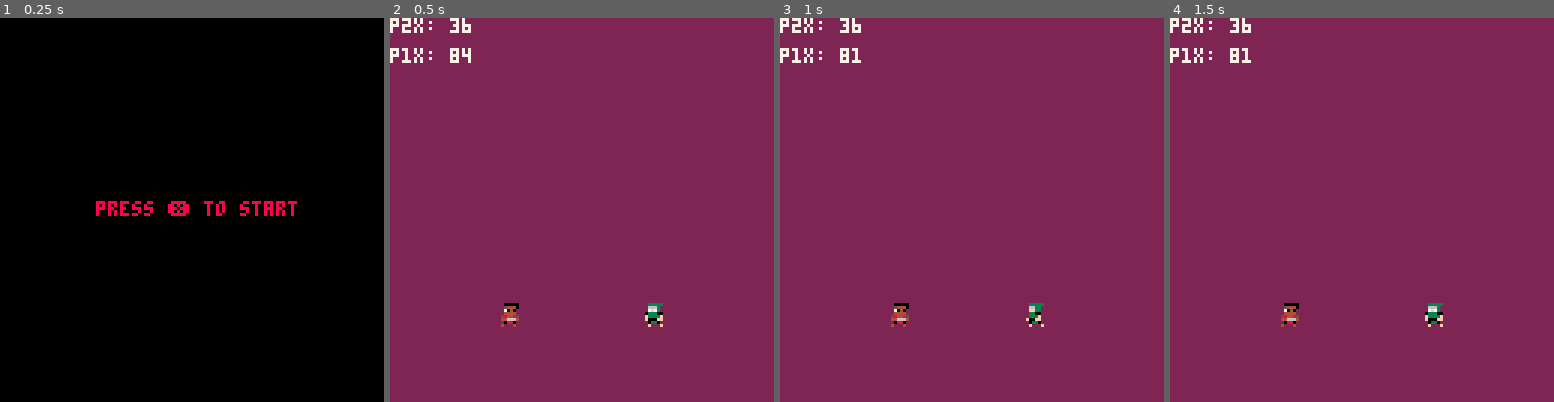
Above: before the commit, frames 1-4 (left to right).
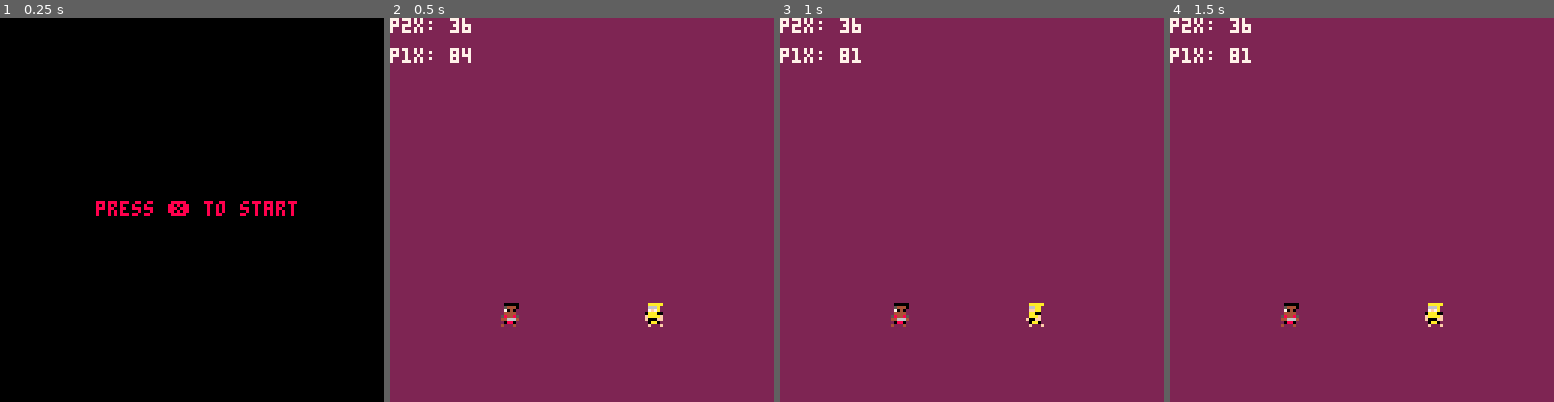
Above: after the commit, the same moments.

Repository: nascimento-cesar/pico-kombat-2
Game: PICO-8 cartridge shaolin-monks/shaolin-monks.p8
Two runs of this game, one before a commit and one after it. Both use one fixed random seed, a clock stepped at 60 frames per second and the inputs below.
Inputs:
- Up to frame 1 (0.25 s): no input
- Up to frame 2 (0.5 s): tap X (X key) at 0.33 s
- Up to frame 3 (1 s): tap O (Z key) at 0.7 s
- Up to frame 4 (1.5 s): tap X (X key) at 1.07 s

Frame 1 is identical in both runs. In frame 2, 0.1% of the frame differs, in the area x 67-72%, y 74-80%; in frame 3, 0.1%; in frame 4, 0.1%.

Commit message:
feat(shaolin-monks): create remaining projectiles

Diff:
--- a/shaolin-monks/draw.lua
+++ b/shaolin-monks/draw.lua
@@ -63,7 +63,7 @@
     flip_head_x = not flip_head_x
   end
 
-  draw_head(p, head_id, flip_body_x, flip_body_y)
+  draw_head(p, head_id, flip_head_x, flip_head_y)
   draw_body(p, body_id, flip_body_x, flip_body_y)
   -- print(p.hp, p.x, p.y - 8, 7)
 
--- a/shaolin-monks/init.lua
+++ b/shaolin-monks/init.lua
@@ -76,7 +76,6 @@
       },
       projectile = {
         frames_per_sprite = 2,
-        pallete_map = {},
         sprites = { 48, 49, 50, 51, 50, 49 }
       },
       special_attacks = {
@@ -101,7 +100,6 @@
       },
       projectile = {
         frames_per_sprite = 2,
-        pallete_map = {},
         sprites = { 48, 49, 50, 51, 50, 49 }
       },
       special_attacks = {
@@ -155,7 +153,7 @@
         sprites = { 48, 49, 50, 51, 50, 49 }
       },
       special_attacks = {
-        shadow_bolt = create_special_attack("shadow_bolt", "➡️➡️🅾️", { 29, { 30, 7 } }, fire_projectile)
+        acid_spit = create_special_attack("acid_spit", "➡️➡️🅾️", { 29, { 30, 7 } }, fire_projectile)
       }
     },
     sz = {
@@ -176,11 +174,11 @@
       },
       projectile = {
         frames_per_sprite = 2,
-        pallete_map = {},
-        sprites = { 48, 49, 50, 51, 50, 49 }
-      },
-      special_attacks = {
-        -- fireball = create_special_attack("fireball", "➡️➡️🅾️", { 18, 19 }, fire_projectile)
+        pallete_map = { { 8, 7 }, { 9, 12 }, { 10, 12 } },
+        sprites = { 48, 49, 50, 51, 50, 49 }
+      },
+      special_attacks = {
+        freeze = create_special_attack("freeze", "⬇️➡️🅾️", { 18, { 20, 7 } }, fire_projectile)
       }
     },
     st = {
@@ -200,11 +198,10 @@
       },
       projectile = {
         frames_per_sprite = 2,
-        pallete_map = {},
-        sprites = { 48, 49, 50, 51, 50, 49 }
-      },
-      special_attacks = {
-        -- fireball = create_special_attack("fireball", "➡️➡️🅾️", { 18, 19 }, fire_projectile)
+        sprites = { 48, 49, 50, 51, 50, 49 }
+      },
+      special_attacks = {
+        fire_skull = create_special_attack("fire_skull", "⬅️⬅️🅾️", { 18, { 19, 7 } }, fire_projectile)
       }
     },
     kn = {
@@ -225,11 +222,11 @@
       },
       projectile = {
         frames_per_sprite = 2,
-        pallete_map = {},
-        sprites = { 48, 49, 50, 51, 50, 49 }
-      },
-      special_attacks = {
-        -- fireball = create_special_attack("fireball", "➡️➡️🅾️", { 18, 19 }, fire_projectile)
+        height = 5,
+        sprites = { 52, 53, 54, 55, 54, 53 }
+      },
+      special_attacks = {
+        fan_throw = create_special_attack("fan_throw", "➡️➡️🅾️", { 18, { 20, 7 } }, fire_projectile)
       }
     },
     jx = {
@@ -251,11 +248,11 @@
       },
       projectile = {
         frames_per_sprite = 2,
-        pallete_map = {},
-        sprites = { 48, 49, 50, 51, 50, 49 }
-      },
-      special_attacks = {
-        -- fireball = create_special_attack("fireball", "➡️➡️🅾️", { 18, 19 }, fire_projectile)
+        pallete_map = { { 8, 2 }, { 9, 14 }, { 10, 7 } },
+        sprites = { 48, 49, 50, 51, 50, 49 }
+      },
+      special_attacks = {
+        energy_wave = create_special_attack("energy_wave", "➡️⬇️⬅️❎", { 18, { 20, 7 } }, fire_projectile)
       }
     },
     ml = {
@@ -277,10 +274,10 @@
       projectile = {
         frames_per_sprite = 2,
         pallete_map = {},
-        sprites = { 48, 49, 50, 51, 50, 49 }
-      },
-      special_attacks = {
-        -- fireball = create_special_attack("fireball", "➡️➡️🅾️", { 18, 19 }, fire_projectile)
+        sprites = { 56 }
+      },
+      special_attacks = {
+        sai_throw = create_special_attack("sai_throw", "⬇️⬅️🅾️", { 18, { 19, 7 } }, fire_projectile)
       }
     },
     bk = {
@@ -301,11 +298,11 @@
       },
       projectile = {
         frames_per_sprite = 2,
-        pallete_map = {},
-        sprites = { 48, 49, 50, 51, 50, 49 }
-      },
-      special_attacks = {
-        -- fireball = create_special_attack("fireball", "➡️➡️🅾️", { 18, 19 }, fire_projectile)
+        pallete_map = { { 8, 13 }, { 9, 6 }, { 10, 6 } },
+        sprites = { 48, 49, 50, 51, 50, 49 }
+      },
+      special_attacks = {
+        blade_spark = create_special_attack("blade_spark", "⬇️⬅️🅾️", { 18, { 20, 7 } }, fire_projectile)
       }
     },
     sc = {
@@ -326,11 +323,10 @@
       },
       projectile = {
         frames_per_sprite = 2,
-        pallete_map = {},
-        sprites = { 48, 49, 50, 51, 50, 49 }
-      },
-      special_attacks = {
-        -- fireball = create_special_attack("fireball", "➡️➡️🅾️", { 18, 19 }, fire_projectile)
+        sprites = { 57 }
+      },
+      special_attacks = {
+        spear = create_special_attack("spear", "⬅️⬅️🅾️", { 18, { 20, 7 } }, fire_projectile)
       }
     },
     rd = {
@@ -352,11 +348,11 @@
       },
       projectile = {
         frames_per_sprite = 2,
-        pallete_map = {},
-        sprites = { 48, 49, 50, 51, 50, 49 }
-      },
-      special_attacks = {
-        -- fireball = create_special_attack("fireball", "➡️➡️🅾️", { 18, 19 }, fire_projectile)
+        pallete_map = { { 8, 12 }, { 9, 7 }, { 10, 7 } },
+        sprites = { 48, 49, 50, 51, 50, 49 }
+      },
+      special_attacks = {
+        lightning = create_special_attack("lightning", "⬇️➡️🅾️", { 18, { 19, 7 } }, fire_projectile)
       }
     }
   }
@@ -404,7 +400,7 @@
 end
 
 function define_players()
-  p1 = create_player(0, characters.rp, false, true)
+  p1 = create_player(0, characters.sc, false, true)
   p2 = create_player(1, characters.jx, false)
 end
 
--- a/shaolin-monks/shaolin-monks.p8
+++ b/shaolin-monks/shaolin-monks.p8
@@ -30,11 +30,11 @@
 00000000000000000000000000000000000000000000000000000000000000000000000000000000000000000000000000000000000000000000000000000000
 00000000000000000000000000000000000000000000000000000000000000000000000000000000000000000000000000000000000000000000000000000000
 00000000000000000000000000000000000000000000000000000000000000000000000000000000000000000000000000000000000000000000000000000000
-08898a000898aa000989aa00089aaa00000000000000000000000000000000000000000000000000000000000000000000000000000000000000000000000000
-88889a008889a700889a770089a77700000000000000000000000000000000000000000000000000000000000000000000000000000000000000000000000000
-8889890088989a008989a70089aa7700000000000000000000000000000000000000000000000000000000000000000000000000000000000000000000000000
-088899000889990008999a00089aaa00000000000000000000000000000000000000000000000000000000000000000000000000000000000000000000000000
-00000000000000000000000000000000000000000000000000000000000000000000000000000000000000000000000000000000000000000000000000000000
+088a87000898a7000989a700089a770000d6600000d0000066d00000676760000002000000150000000000000000000000000000000000000000000000000000
+8888a7008889a700889a770089a777000d6770000d6d0000776d00006767600002d0000091576600000000000000000000000000000000000000000000000000
+8889890088989a008989a70089aa7700d6766000d676d0006676d000d676d0002d76660000150000000000000000000000000000000000000000000000000000
+088899000889990008999a00089aaa000d67700067676000776d00000d6d000002d0000000000000000000000000000000000000000000000000000000000000
+0000000000000000000000000000000000d660006767600066d0000000d000000002000000000000000000000000000000000000000000000000000000000000
 00000000000000000000000000000000000000000000000000000000000000000000000000000000000000000000000000000000000000000000000000000000
 00000000000000000000000000000000000000000000000000000000000000000000000000000000000000000000000000000000000000000000000000000000
 00000000000000000000000000000000000000000000000000000000000000000000000000000000000000000000000000000000000000000000000000000000
--- a/shaolin-monks/update.lua
+++ b/shaolin-monks/update.lua
@@ -452,10 +452,12 @@
 
 function fire_projectile(p)
   if not p.projectile then
+    local height = p.character.projectile.height or 4
+
     p.projectile = {
       frames_counter = 0,
       x = p.x + sprite_w * p.facing,
-      y = p.y + 3
+      y = p.y + 5 - ceil(height / 2)
     }
   end
 end
